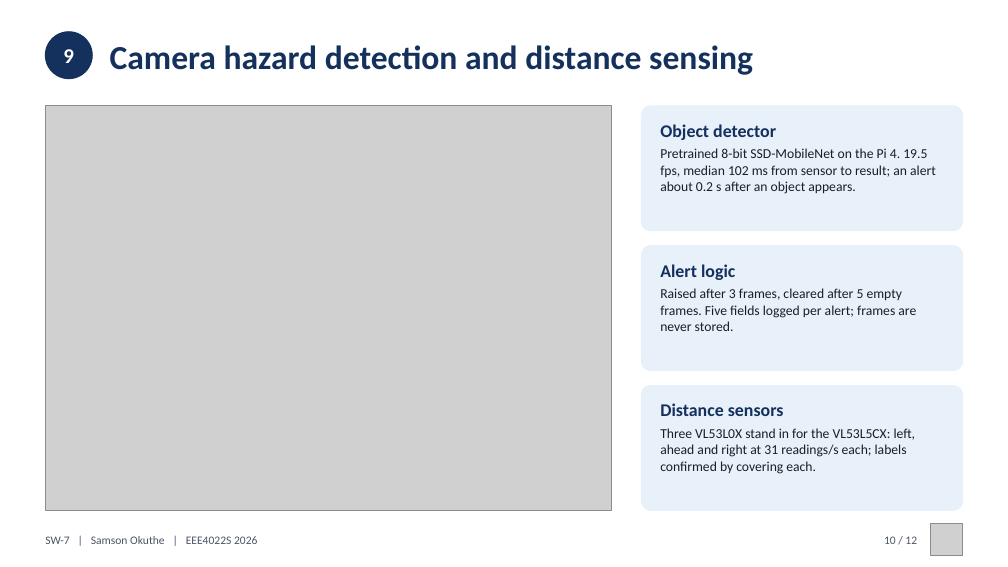
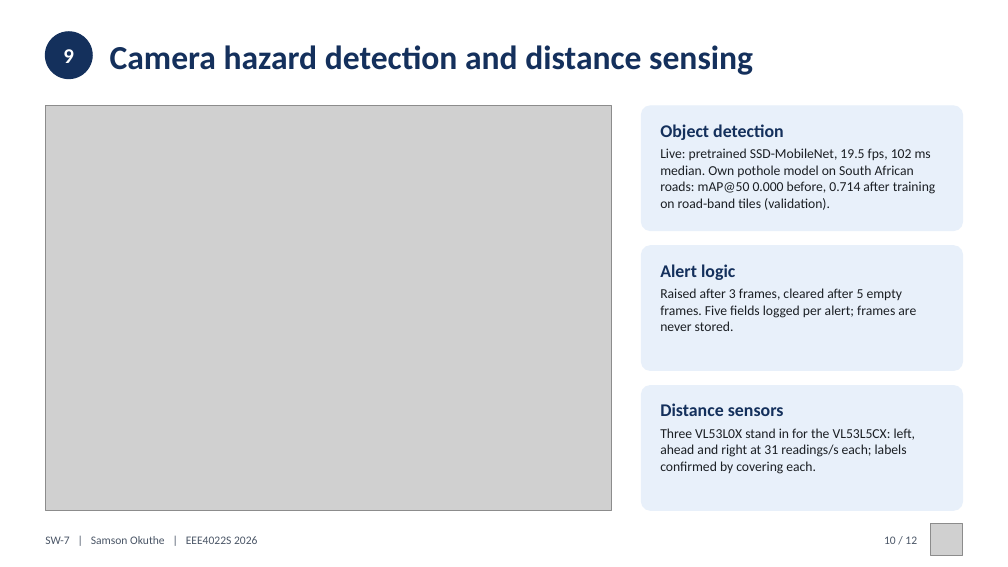
Before and after one commit to 0geder/Tukzie-HPEC-HUD, a slide deck: slide 10 of Presentation/SW7_Final_Presentation.pptx. Drawn at 1008x567 pixels with LibreOffice and Linux fonts; fonts in the diff are those of the drawing; grey boxes stand for pictures. Boxes give left, top, right and bottom in pixels: in the first picture for what was removed or moved away, otherwise in the second. Text is boxed around its words. In the diff, an @@ line names an element or a change of style, - is before the commit and + after.

Commit message:
Deck and Q&A: run 2 pothole model on slide 10

```diff
--- a/Presentation/SW7_Final_Presentation.pptx
+++ b/Presentation/SW7_Final_Presentation.pptx
@@ text at (660,124,784,140): text changed @@
-Object detector
+Object detection
@@ text at (660,148,936,210): text changed @@
-Pretrained 8-bit SSD-MobileNet on the Pi 4. 19.5 fps, median 102 ms from sensor to result; an alert about 0.2 s after an object appears.
+Live: pretrained SSD-MobileNet, 19.5 fps, 102 ms median. Own pothole model on South African roads: mAP@50 0.000 before, 0.714 after training on road-band tiles (validation).
```
Also in this commit, not shown: 4 other files.
